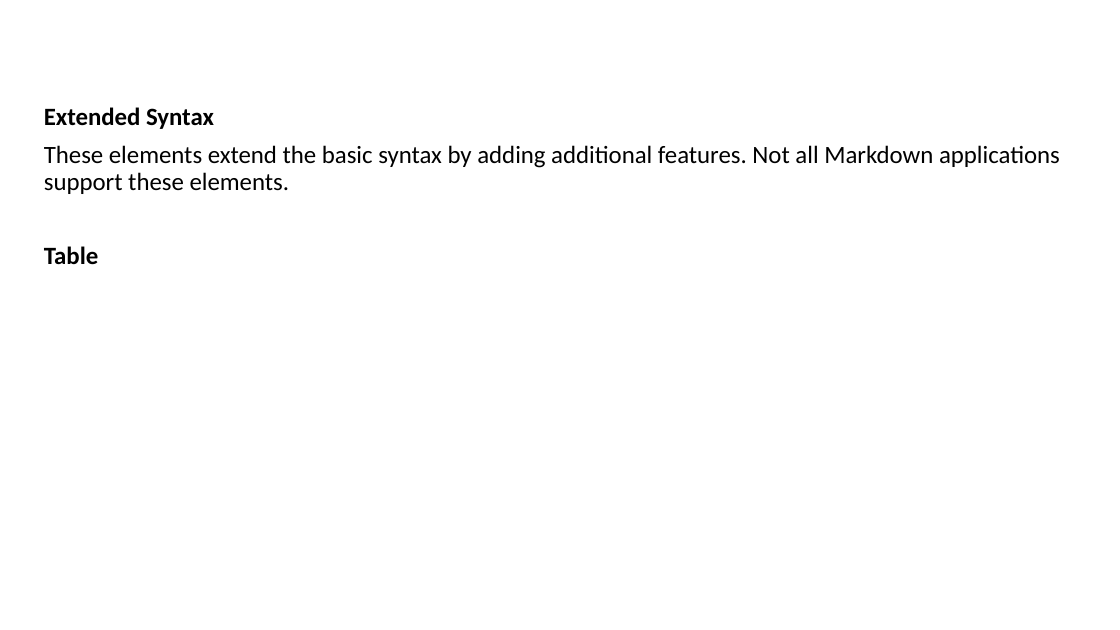
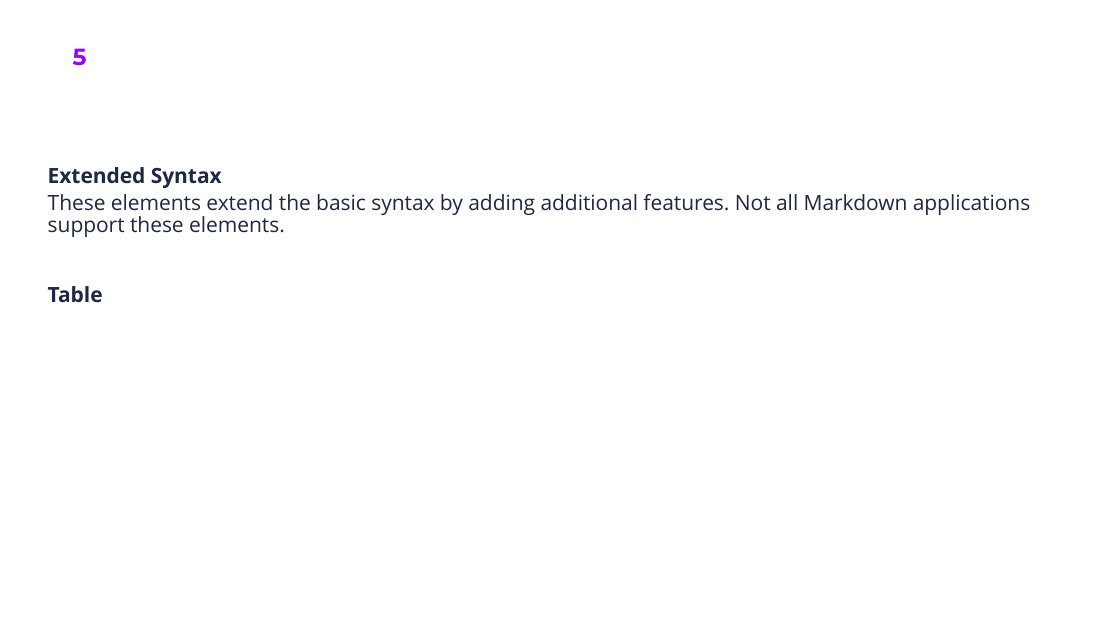
Before and after one commit to oehrlis/docker-pandoc, a slide deck: slide 5 of sample/sample.pptx. Drawn at 1120x630 pixels with LibreOffice and Linux fonts; fonts in the diff are those of the drawing; background and template pictures are left out. Boxes give left, top, right and bottom in pixels: in the first picture for what was removed or moved away, otherwise in the second. Text is boxed around its words. In the diff, an @@ line names an element or a change of style, - is before the commit and + after.

```diff
--- a/sample/sample.pptx
+++ b/sample/sample.pptx
@@ page number added at <box>73,48,87,66</box>, 15 pt, text #9601FF, bold @@
+5
@@ text "Extended Syntax": place and size @@
-text "Extended Syntax" at <box>44,107,1060,265</box>
+text "Extended Syntax" at <box>48,167,1030,303</box>
@@ text "Extended Syntax" at <box>48,167,1030,303</box>: size 16 to 13.5 pt, font Calibri to Open Sans, text colour #000000 to #1E2846; less space between paragraphs @@
```
Also in this commit, not shown: 7 other slides changed, 2 other files.
